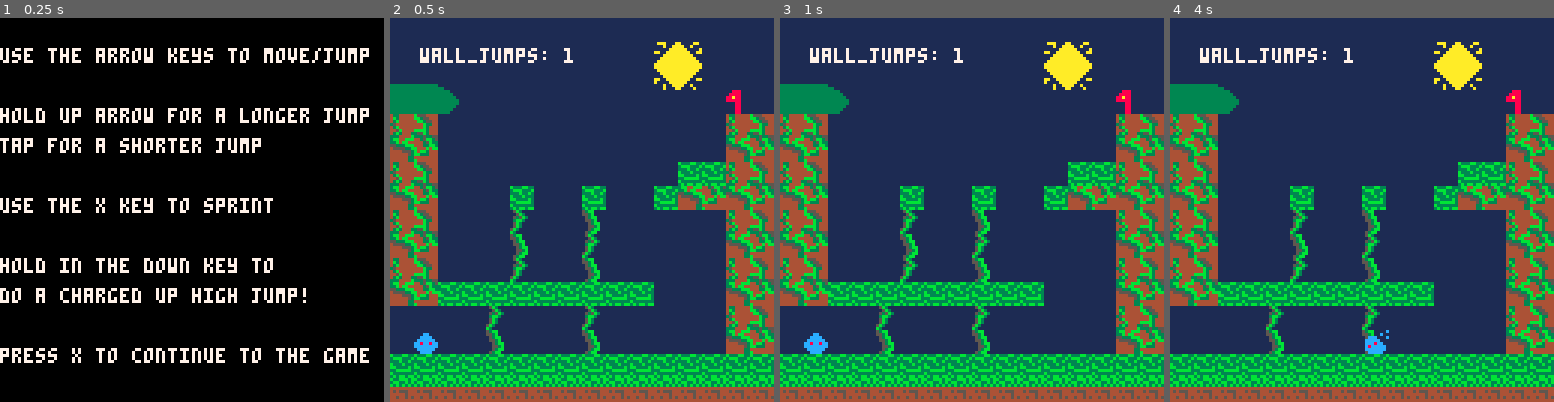
Above: before the commit, frames 1-4 (left to right).
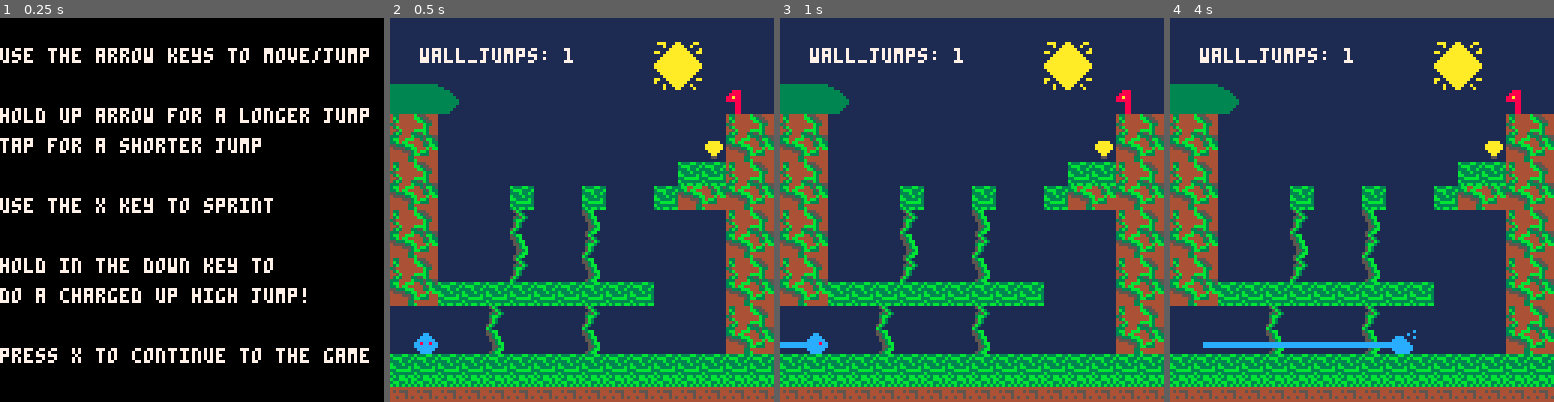
Above: after the commit, the same moments.

Repository: Kaznae/438_final
Game: PICO-8 cartridge final_project.p8
The game is run twice, just before and just after one commit, with the same random seed, the same clock (stepped at 60 frames per second) and the same inputs.
Inputs:
- Up to frame 1 (0.25 s): no input
- Up to frame 2 (0.5 s): tap X (X key) at 0.33 s
- Up to frame 3 (1 s): tap O (Z key) at 0.7 s
- Up to frame 4 (4 s): tap X (X key) at 1.07, 1.85, 2.97 s; hold Right 1.6-2.1 s; tap O (Z key) every 0.4 s from 1.7 to 3.7 s; hold Up 2.15-2.42 s; hold Right 2.47-3.03 s; hold Left 3.08-3.58 s; hold Down 3.63-3.97 s

Frame 1 is identical in both runs. In frame 2, 0.1% of the frame differs, in the area x 82-87%, y 32-37%; in frame 3, 0.3%; in frame 4, 1.2%, in the area x 8-87%, y 32-88%.

Commit message:
grapple, pickups, and yellow paint

Diff:
--- a/final_project.p8
+++ b/final_project.p8
@@ -46,8 +46,12 @@
 		on_ground = true,
 		face_r = true,
 		j_left = 1,
-		max_jump = 2,
+		max_jump = 1,
 		wall_jumps = 1,
+		has_charge = false,
+		has_grapple = true,
+		grapple_dir = "right",
+		grapple = false,
 		charge_j = false,
 		on_wall = false,
 		clr = "blue"
@@ -86,6 +90,9 @@
 
 		spr(plr.sprite,plr.x,plr.y,1,1,plr.face_r)
 
+		if plr.grapple then
+		 rectfill(plr.x+4,plr.y+4, plr.x+grapple_tick,plr.y+5,12)
+		end
 		--uncomment to debug
 
 		print("wall_jumps: "..plr.wall_jumps,10,10,7)
@@ -152,7 +159,7 @@
 
 		if btn(3) then
 			time_held+=1
-			if time_held > 20 then
+			if time_held > 20 and plr.has_charge then
 				plr.charge_j = true
 			end
 		else
@@ -165,9 +172,36 @@
 			end
 		end
 
-
-
-
+		if btn(4) and plr.has_grapple and not plr.grapple then
+			plr.grapple = true
+			grapple_tick = 0
+			if not plr.face_r then
+				grapple_tick = 8
+				plr.grapple_dir = "right"
+			else
+				plr.grapple_dir = "left"
+			end
+		end
+
+		if plr.grapple then
+			if plr.grapple_dir == "right" then
+    grapple_tick += 3
+			else
+				grapple_tick -= 3
+			end
+			if fget(mget((plr.x+grapple_tick)/8,(plr.y+4)/8),0) then
+				plr.x = plr.x+grapple_tick
+				if plr.grapple_dir == "right" then
+				 plr.x -= 8
+				end
+				grapple_tick = 0
+				plr.grapple = false
+			end
+			if grapple_tick > 70 or grapple_tick < -70 then
+				grapple_tick = 0
+				plr.grapple = false
+		 end
+		end
 
 		physics_update()
 		sprite_update()
@@ -209,10 +243,26 @@
 	if fget(obj_at,4) then
 	 if obj_at == 85 then
 	  plr.clr = "red"
-	  g_friction = .8
+	  g_friction = .7
+	  plr.max_jump =  1
 	 elseif obj_at == 86 then
 	  plr.clr = "blue"
 	  g_friction = .9
+	  plr.max_jump =  1
+ 	elseif obj_at == 87 then
+	  plr.clr = "yellow"
+	  plr.max_jump =  2
+	  g_friction = .9
+	 end
+	end
+
+	--if power up
+	if fget(obj_at,5) then
+	 mset((plr.x+x_ofst+(level-1)*128)/8,(plr.y+4)/8,0)
+		--assuming theres only 1 permanent upgrade per world,
+		--this is how we'll detect which power to get
+	 if world == 1 then
+	   plr.has_charge = true
 	 end
 	end
 
@@ -333,6 +383,8 @@
 	 modifier = 0
 	elseif plr.clr == "red" then
 	 modifier = 8
+	elseif plr.clr == "yellow" then
+	 modifier = 32
 	end
 
 	if plr.dx < 0 then
@@ -418,23 +470,23 @@
 4000000444544545b333333365555556555555555555555555555555000880005b30000043b34443355b34440aaaaaaaaaaaaaa0000000000000000000000000
 44444444444444443b3bb3bb6666666655555555555555555555555500088000b30000003334444b33353355aaaaaaaaaaaaaaaa000000000000000000000000
 444444440000000000000000000000000006000000000000000000000000000053bb00003bb44bbb4435bb35aaaaaaaaaaaaaaaa000000000000000000000000
-4444444400000000000000000000000000060000005555500055555000000000553b000033b4bb4444435b330aaaaaaaaaaaaaa0000000000000000000000000
-44444444000000000000000000000000006560000588888505ccccc500000000053bb00055333bbb44433bb300aaaaaaaaaaaa00000000000000000000000000
-444444440000000000000000000000000065600005588855055ccc55000000000553b0004555533bb444b4bb000aaaaaaaaaa000000000000000000000000000
-44444444000000000000000000000000006560000055555000555550000000000053bb0044445553b4bb3444aa00aaaaaaaa00aa000000000000000000000000
-444444440000000000000000000000000655560000555550005555500000000000553b0044444453bb333444a0000aaaaaa00000000000000000000000000000
-44444444000000003333333300000000065556000005550000055500000000000053bb004444443344444444000a00aaaa00a000000000000000000000000000
+4444444400000000000000000000000000060000005555500055555000555550553b000033b4bb4444435b330aaaaaaaaaaaaaa0000000000000000000000000
+44444444000000000000000000000000006560000588888505ccccc505aaaaa5053bb00055333bbb44433bb300aaaaaaaaaaaa00000000000000000000000000
+444444440000000000000000000000000065600005588855055ccc55055aaa550553b0004555533bb444b4bb000aaaaaaaaaa000000000000000000000000000
+44444444000000000000000000000000006560000055555000555550005555500053bb0044445553b4bb3444aa00aaaaaaaa00aa000000000000000000000000
+444444440000000000000000000000000655560000555550005555500055555000553b0044444453bb333444a0000aaaaaa00000000000000000000000000000
+44444444000000003333333300000000065556000005550000055500000555000053bb004444443344444444000a00aaaa00a000000000000000000000000000
 4444444400000033333333333300000006555600000000000000000000000000053bb00044444433b4444444000a000aa0000a00000000000000000000000000
 0b0b0b0b000033333333333333330000000000000000000000000000000000000000000000000000000000000000000000000000000000000000000000000000
-b3b3b3b3000333333333333333333000000000000000000000000000000000000000000000000000000000000000000000000000000000000000000000000000
-33333333003333333333333333333300000000000000000000000000000000000000000000000000000000000000000000000000000000000000000000000000
-b3b3b3b3033333333333333333333330000000000000000000000000000000000000000000000000000000000000000000000000000000000000000000000000
-bbbbbbbb033333333333333333333330000000000000000000000000000000000000000000000000000000000000000000000000000000000000000000000000
-00000000003333333333333333333300000000000000000000000000000000000000000000000000000000000000000000000000000000000000000000000000
-00000000000333333333333333333000000000000000000000000000000000000000000000000000000000000000000000000000000000000000000000000000
+b3b3b3b30003333333333333333330000000000000aaaa0000000000000000000000000000000000000000000000000000000000000000000000000000000000
+33333333003333333333333333333300000000000aaaaaa000000000000000000000000000000000000000000000000000000000000000000000000000000000
+b3b3b3b3033333333333333333333330000000000aaaaaa000000000000000000000000000000000000000000000000000000000000000000000000000000000
+bbbbbbbb0333333333333333333333300000000000aaaa0000000000000000000000000000000000000000000000000000000000000000000000000000000000
+0000000000333333333333333333330000000000000aa00000000000000000000000000000000000000000000000000000000000000000000000000000000000
+00000000000333333333333333333000000000000005500000000000000000000000000000000000000000000000000000000000000000000000000000000000
 00000000000033333333333333330000000000000000000000000000000000000000000000000000000000000000000000000000000000000000000000000000
 __gff__
-0000000000000000000000000000000000000000000000000000000000000000000000000000000000000000000000000000000000000000000000000000000001010101010303800003030000000000030000000810100000030300000000000100000000000000000000000000000000000000000000000000000000000000
+0000000000000000000000000000000000000000000000000000000000000000000000000000000000000000000000000000000000000000000000000000000001010101010303800003030000000000030000000810101000030300000000000100000000200000000000000000000000000000000000000000000000000000
 0000000000000000000000000000000000000000000000000000000000000000000000000000000000000000000000000000000000000000000000000000000000000000000000000000000000000000000000000000000000000000000000000000000000000000000000000000000000000000000000000000000000000000
 __map__
 0000000000000000000000000000000000000000000000000000000000000000000000000000000000000000000000000000000000000000000000000000000000000000000000000000000000000000000000000000000000000000000000000000000000000000000000000000000000000000000000000000000000000000
@@ -442,11 +494,11 @@
 52525300000000000000005b5c00000000000000000000000000000000000000000000000000000000000000000000000000000000000000000000000000000000000000000000000000000000000000000000000000000000000000000000000000000000000000000000000000000000000000000000000000000000000000
 6262630000000000000000000000470000000000000000000000000000000047000000000000000000000000000000000000000000000000000000000000000000000000000000000000000000000000000000000000000000000000000000000000000000000000000000000000000000000000000000000000000000000000
 494a000000000000000000000000494a00000000000000000000000000000042000000000000000000000000000000000000000000000000000000000000000000000000000000000000000000000000000000000000000000000000000000000000000000000000000000000000000000000000000000000000000000000000
-595a000000000000000000000000595a00000000000000000000000000000058000000000000000000000000000000000000000000000000000000000000000000000000000000000000000000000000000000000000000000000000000000000000000000000000000000000000000000000000000000000000000000000000
+595a000000000000000000000065595a00000000000000000000000000000058000000000000000000000000000000000000000000000000000000000000000000000000000000000000000000000000000000000000000000000000000000000000000000000000000000000000000000000000000000000000000000000000
 494a000000000000000000004242494a00000000000000000000000042000048000000000000000000000000000000000000000000000000000000000000000000000000000000000000000000000000000000000000000000000000000000000000000000000000000000000000000000000000000000000000000000000000
 595a00000042000042000042595a595a00000000000000000000000048000058000000000000000000000000000000000000000000000000000000000000000000000000000000000000000000000000000000000000000000000000000000000000000000000000000000000000000000000000000000000000000000000000
 494a000000480000580000000000494a00000000000000004200000058000048000000000000000000000000000000000000000000000000000000000000000000000000000000000000000000000000000000000000000000000000000000000000000000000000000000000000000000000000000000000000000000000000
-595a000000580000480000000000595a00000000000000005800000048000058000000000000000000000000000000000000000000000000000000000000000000000000000000000000000000000000000000000000000000000000000000000000000000000000000000000000000000000000000000000000000000000000
+595a000000580000480000000000595a00000057000000005800000048000058000000000000000000000000000000000000000000000000000000000000000000000000000000000000000000000000000000000000000000000000000000000000000000000000000000000000000000000000000000000000000000000000
 494a000000480000580000000000494a00000042000000004800000058000048000000000000000000000000000000000000000000000000000000000000000000000000000000000000000000000000000000000000000000000000000000000000000000000000000000000000000000000000000000000000000000000000
 595a424242424242424242000000595a00000048000000005800000048000058000000000000000000000000000000000000000000000000000000000000000000000000000000000000000000000000000000000000000000000000000000000000000000000000000000000000000000000000000000000000000000000000
 0000000048000000480000000000494a00000058000000004800000058000048000000000000000000000000000000000000000000000000000000000000000000000000000000000000000000000000000000000000000000000000000000000000000000000000000000000000000000000000000000000000000000000000
